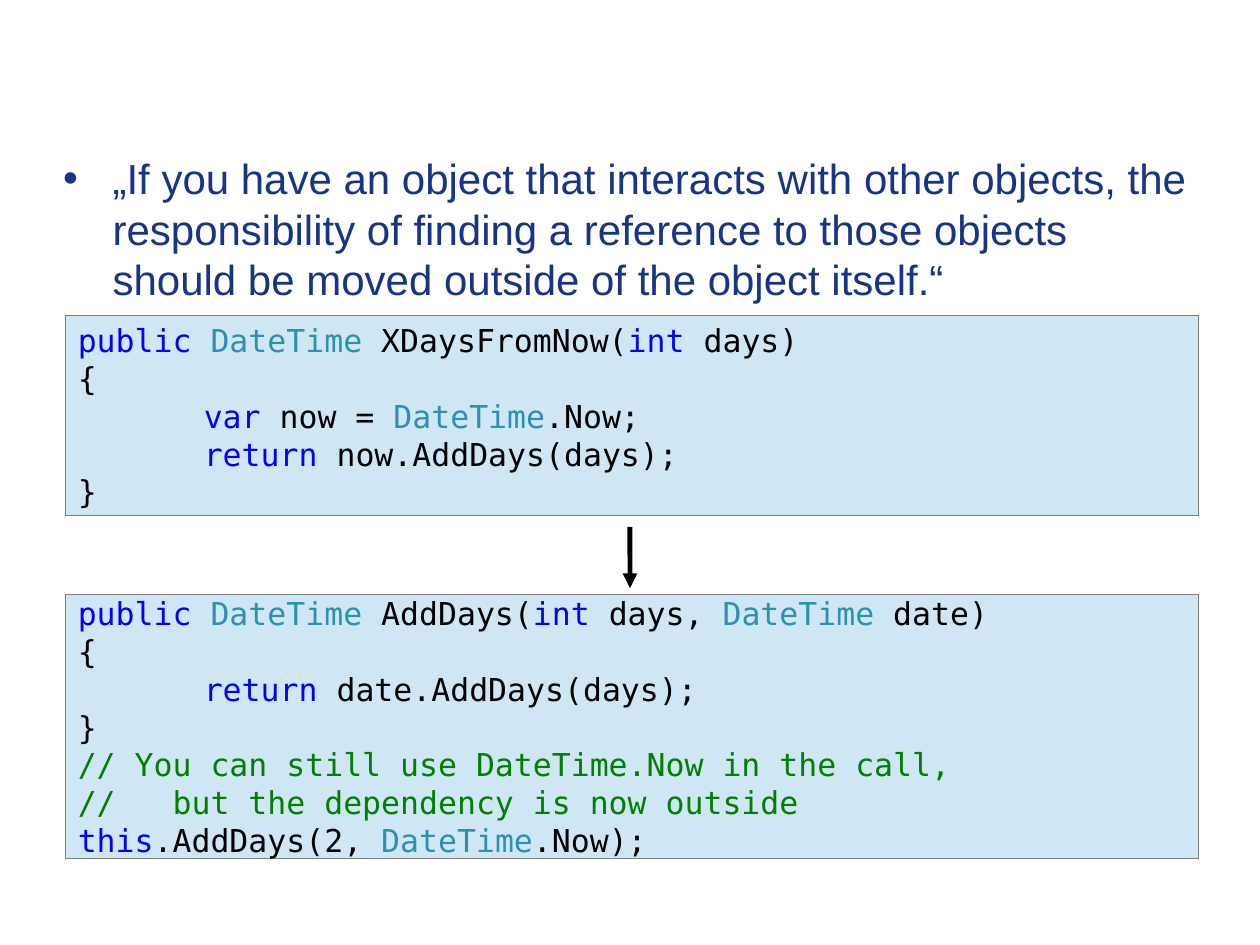
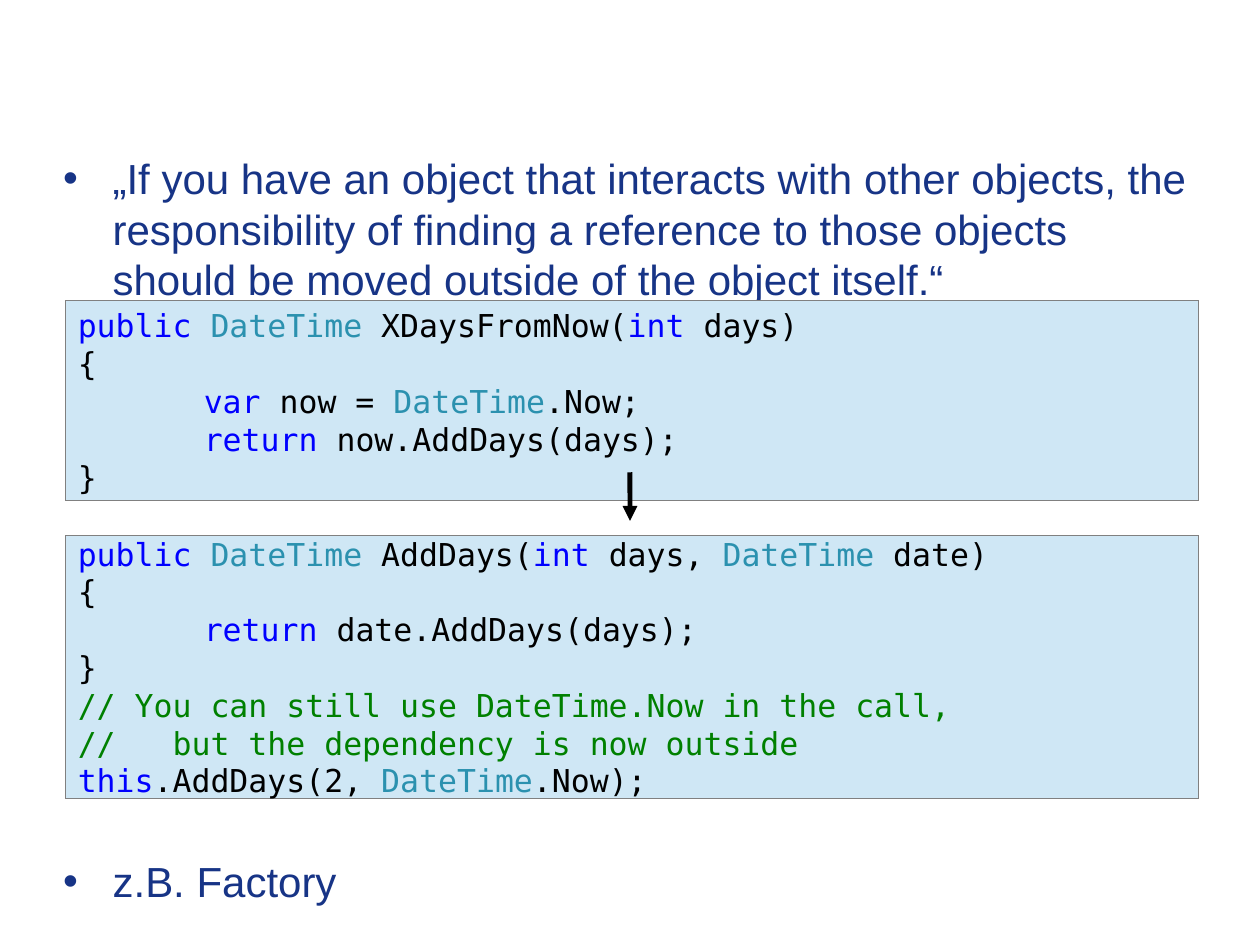
Before and after one commit to Timothep/MarathonWOShoes, a slide deck: slide 38 of BarefootMarathon.odp. Drawn at 1260x945 pixels with LibreOffice and Linux fonts; fonts in the diff are those of the drawing; background and template pictures are left out. Boxes give left, top, right and bottom in pixels: in the first picture for what was removed or moved away, otherwise in the second. Text is boxed around its words. In the diff, an @@ line names an element or a change of style, - is before the commit and + after.

```diff
--- a/BarefootMarathon.odp
+++ b/BarefootMarathon.odp
@@ rectangle "public DateTime XDaysFromNow(int days)" moved from (x1=66, y1=316, x2=1198, y2=517) to (x1=66, y1=301, x2=1198, y2=501) @@
@@ arrow moved from (630, 527) - (630, 588) to (630, 472) - (630, 520) @@
@@ rectangle "public DateTime AddDays(int days, DateTime ..." moved from (x1=66, y1=595, x2=1198, y2=858) to (x1=66, y1=536, x2=1198, y2=799) @@
@@ text at (x1=113, y1=868, x2=337, y2=905): paragraph added @@
+• z.B. Factory
```
Also in this commit, not shown: 7 other slides changed, 1 slide added, 1 slide removed, 2 other files.
